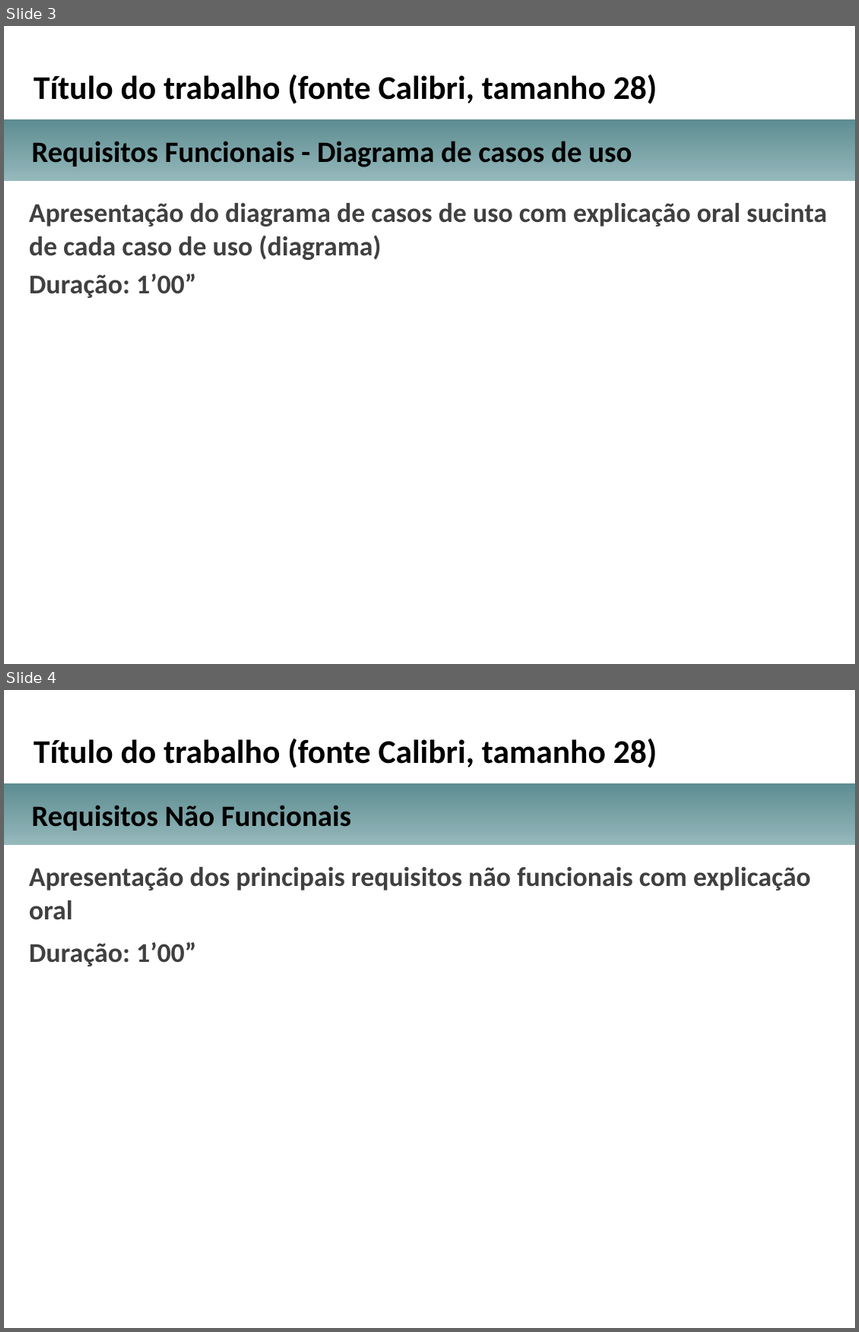
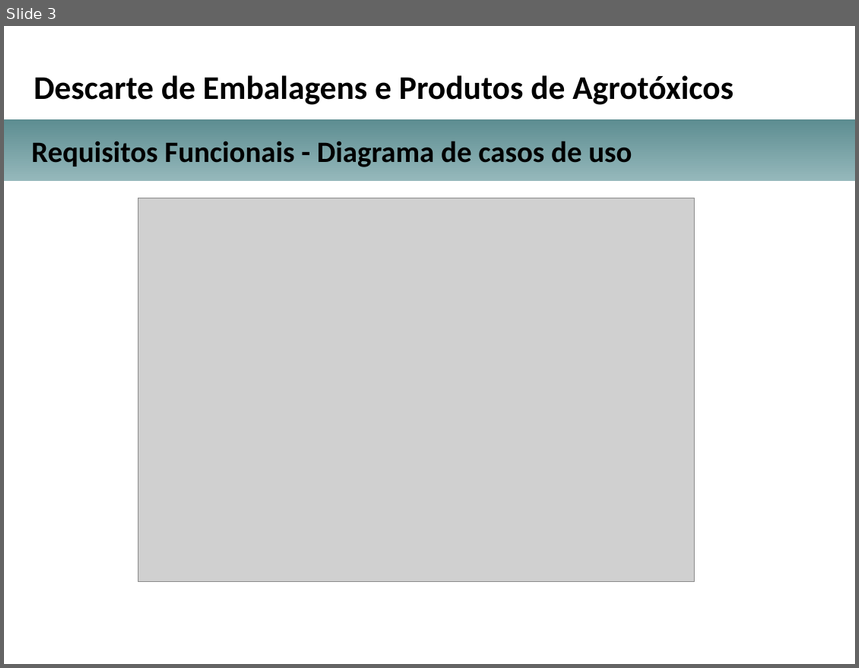
Before and after one commit to michellerodrigues/AgendamentoLambda, a slide deck: docs_tcc/apresentacao_projeto_arquitetural_TCC.pptx. Shown one above the other, each under a label of ours: slides 3 and 4 before the commit, slide 3 after it. The pictures are 859x1332 and 859x668 pixels, drawn with LibreOffice and Linux fonts; fonts in the diff are those of the drawing; grey boxes stand for pictures; background and template pictures are left out. Boxes give left, top, right and bottom in pixels: in the first picture for what was removed or moved away, otherwise in the second. Text is boxed around its words. In the diff, an @@ line names an element or a change of style, - is before the commit and + after.

```diff
--- a/docs_tcc/apresentacao_projeto_arquitetural_TCC.pptx
+++ b/docs_tcc/apresentacao_projeto_arquitetural_TCC.pptx
@@ slide 4 removed at (4, 690, 855, 1328), background picture (left out) @@
@@ text removed at (34, 739, 658, 768) @@
-Título do trabalho (fonte Calibri, tamanho 28)
@@ rectangle removed at (4, 783, 855, 846) @@
@@ text removed at (31, 806, 351, 831) @@
-Requisitos Não Funcionais
@@ text removed at (29, 867, 811, 967) @@
-Apresentação dos principais requisitos não funcionais com explicação oral
-Duração: 1’00”
@@ slide 3 changed as well @@
@@ text at (34, 75, 734, 105): text changed @@
-Título do trabalho (fonte Calibri, tamanho 28)
+Descarte de Embalagens e Produtos de Agrotóxicos
@@ text removed at (29, 203, 827, 298) @@
-Apresentação do diagrama de casos de uso com explicação oral sucinta de cada caso de uso (diagrama)
-Duração: 1’00”
@@ picture added at (138, 198, 694, 582) @@
```
Also in this commit, not shown: 3 other slides changed, 7 slides added, 6 other slides removed, 1 other file.
